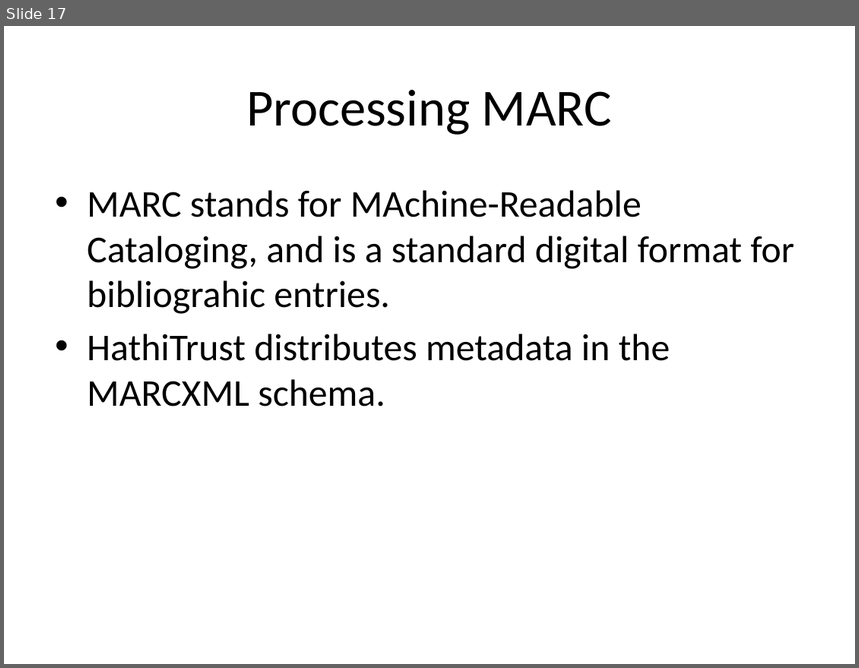
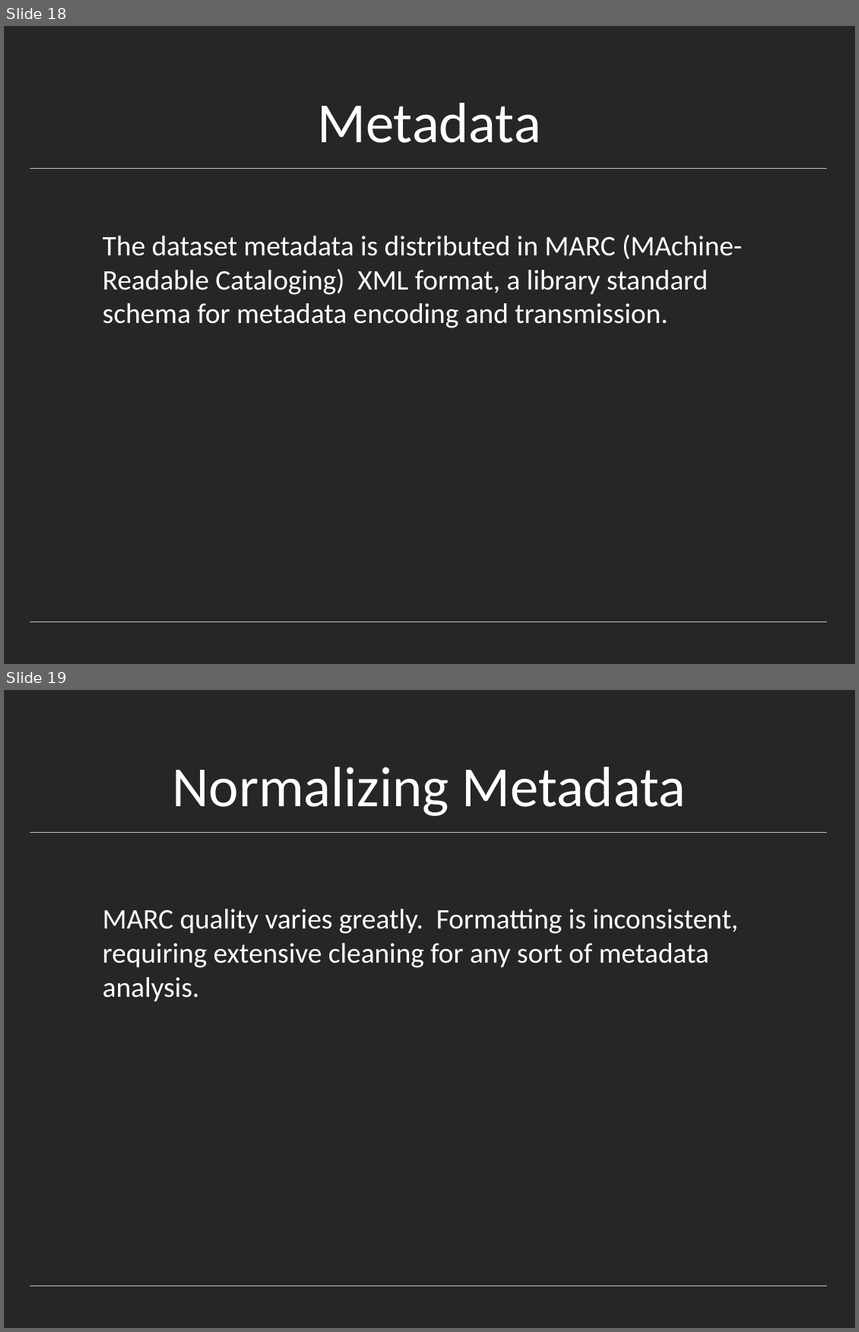
Before and after one commit to rlmv/hathitrust-soer, a slide deck: notes/HathiTrust.pptx. Shown one above the other, each under a label of ours: slide 17 before the commit, slides 18 and 19 after it. The pictures are 859x668 and 859x1332 pixels, drawn with LibreOffice and Linux fonts; fonts in the diff are those of the drawing. Boxes give left, top, right and bottom in pixels: in the first picture for what was removed or moved away, otherwise in the second. Text is boxed around its words. In the diff, an @@ line names an element or a change of style, - is before the commit and + after.

```diff
--- a/notes/HathiTrust.pptx
+++ b/notes/HathiTrust.pptx
@@ slide 19 added at <box>4,690,855,1328</box>, background #262626; not listed: 2 template elements that a slide beside it also shows @@
@@ title added at <box>173,767,686,816</box>, 48 pt, text #FFFFFF @@
+Normalizing Metadata
@@ text added at <box>103,909,739,1002</box>, 24 pt, text #FFFFFF @@
+MARC quality varies greatly. Formatting is inconsistent, requiring extensive cleaning for any sort of metadata analysis.
@@ what was slide 17 is now slide 18 @@
@@ slide 18 changed as well @@
@@ background #FFFFFF to #262626 @@
@@ title "Metadata" at <box>317,103,541,143</box>: vertical alignment middle to bottom @@
@@ title at <box>317,103,541,143</box>: text changed; size 44 to 48 pt; text colour #000000 to #FFFFFF @@
-Processing MARC
+Metadata
@@ freeform shape added at <box>31,168,827,168</box>, outline #BFBFBF 0.25 pt @@
@@ text at <box>103,235,742,328</box>: text changed; size 32 to 24 pt; text colour #000000 to #FFFFFF @@
-• MARC stands for MAchine-Readable Cataloging, and is a standard digital format for bibliograhic entries.
-• HathiTrust distributes metadata in the MARCXML schema.
+The dataset metadata is distributed in MARC (MAchine-Readable Cataloging) XML format, a library standard schema for metadata encoding and transmission.
@@ freeform shape added at <box>31,622,827,622</box>, outline #BFBFBF 0.25 pt @@
```
Also in this commit, not shown: 7 other slides changed, 16 other slides added, 20 slides removed.
